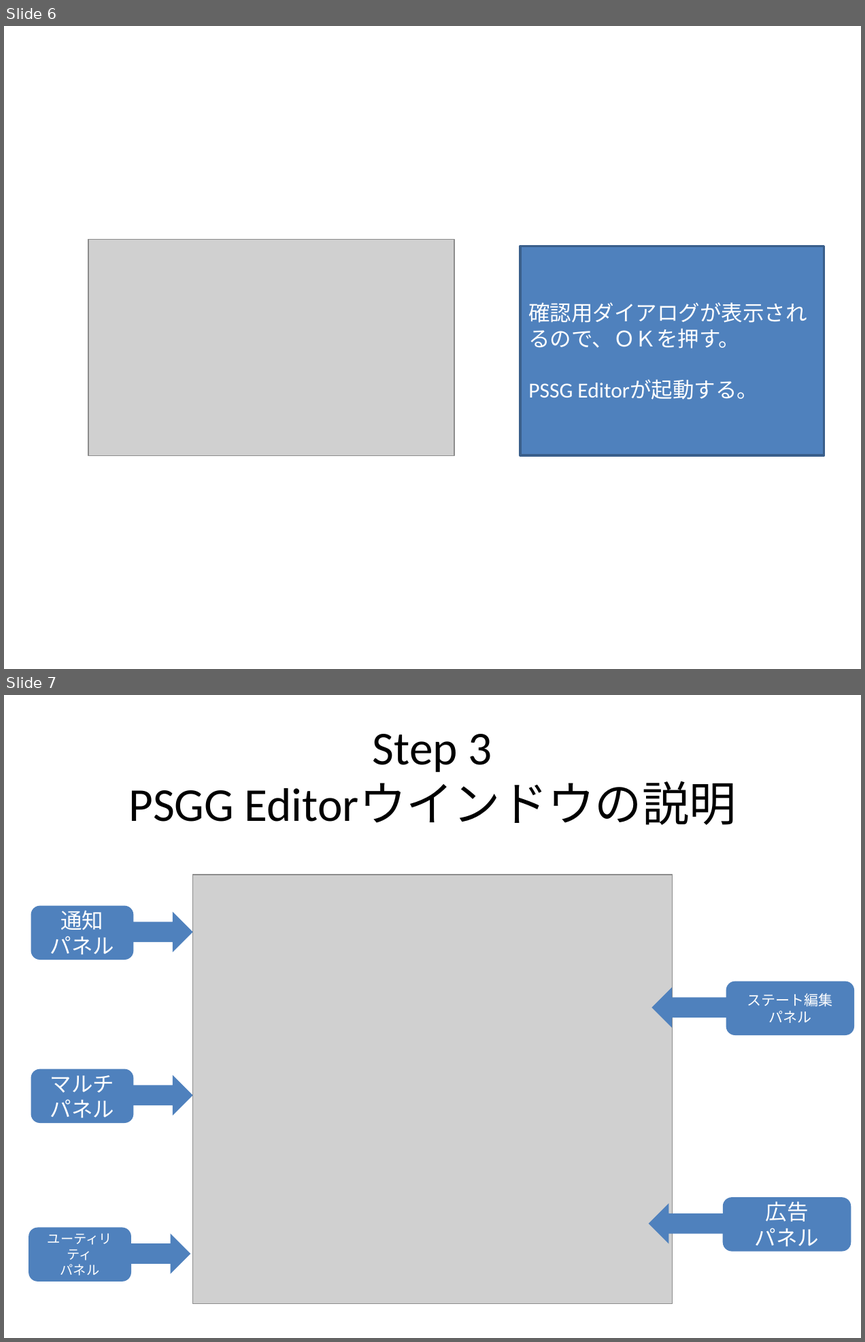
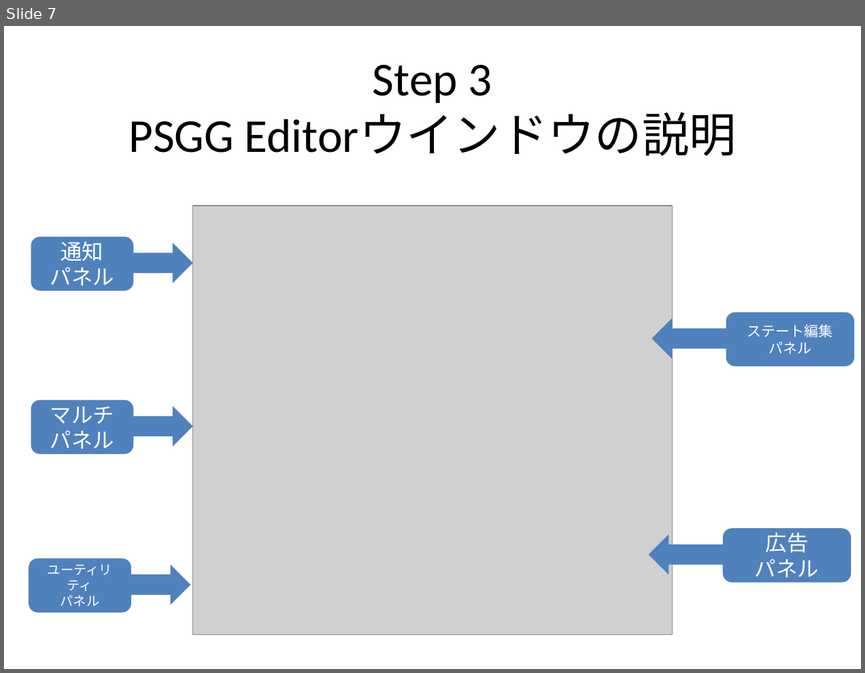
Before and after one commit to NNNIC/psgg-unity-tutorial, a slide deck: doc/PSGG Unity Tutorial #1.pptx. Shown one above the other, each under a label of ours: slides 6 and 7 before the commit, slide 7 after it. The pictures are 865x1342 and 865x673 pixels, drawn with LibreOffice and Linux fonts; fonts in the diff are those of the drawing; grey boxes stand for pictures. Boxes give left, top, right and bottom in pixels: in the first picture for what was removed or moved away, otherwise in the second. Text is boxed around its words. In the diff, an @@ line names an element or a change of style, - is before the commit and + after.

```diff
--- a/doc/PSGG Unity Tutorial #1.pptx
+++ b/doc/PSGG Unity Tutorial #1.pptx
@@ slide 6 removed at (4,26,861,669), background #FFFFFF @@
@@ picture removed at (88,240,454,455) @@
@@ rectangle removed at (520,246,823,455) @@
-確認用ダイアログが表示されるので、ＯＫを押す。
-PSSG Editorが起動する。
```
Also in this commit, not shown: 2 slides changed, 2 slides added, 1 other slide removed, 1 other file.
